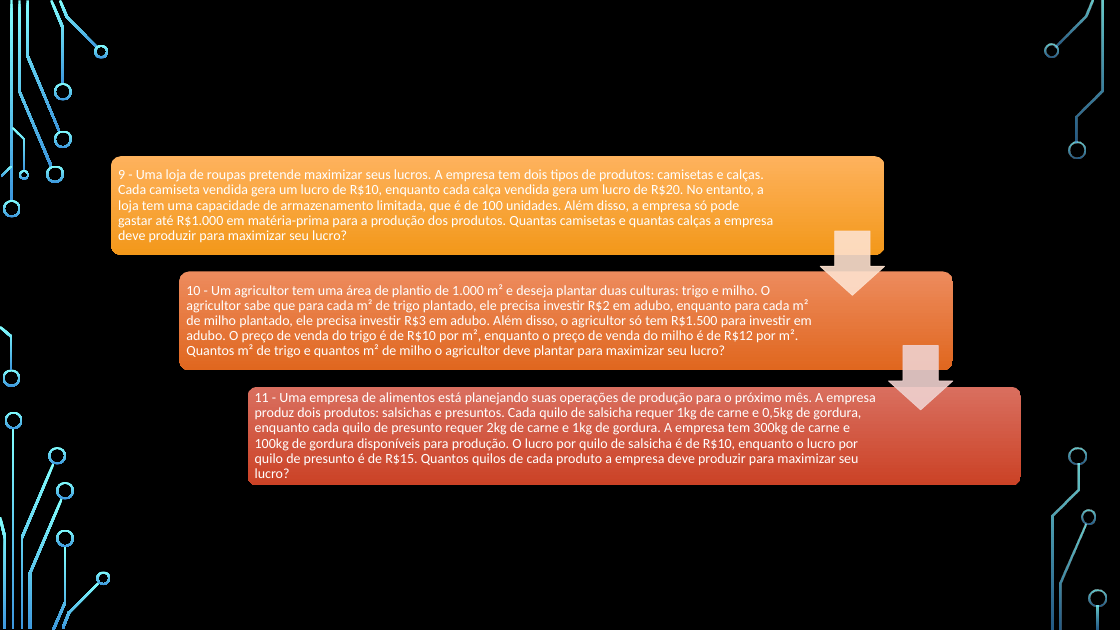
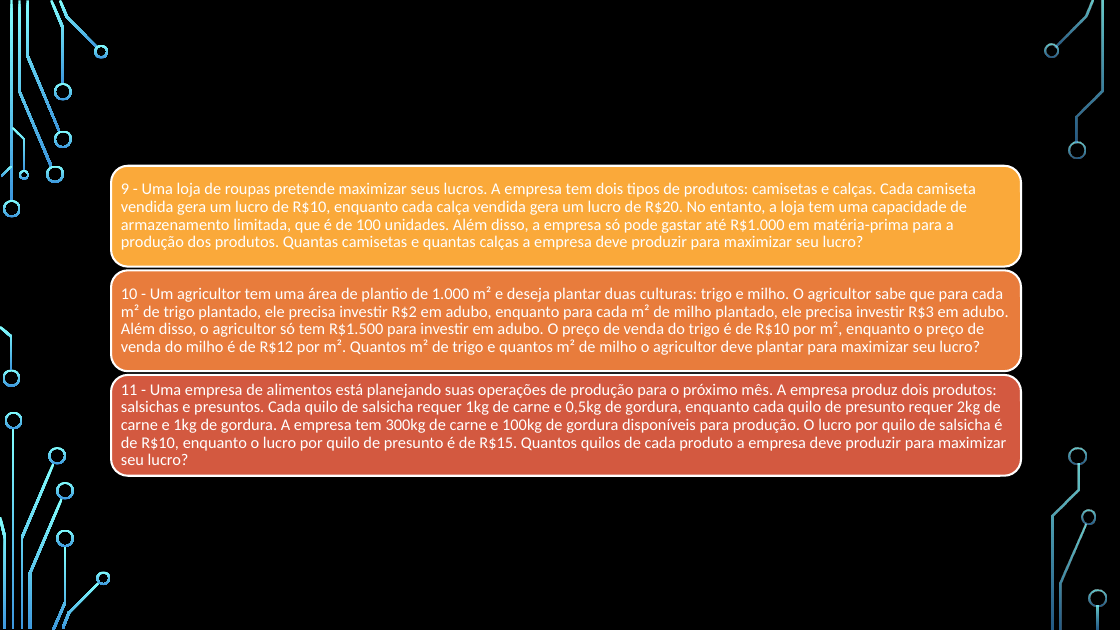
Before and after one commit to VitorKaviski/Curso_Kaviski_Excel_Basico_ao_Avancado, a slide deck: slide 40 of Curso Excel/Intermediário/Aula 1/Aula 1 - Excel/Curso Excel - Intermediário.pptx (slide 37 before the commit). Drawn at 1120x630 pixels with LibreOffice and Linux fonts; fonts in the diff are those of the drawing; background and template pictures are left out. Boxes give left, top, right and bottom in pixels: in the first picture for what was removed or moved away, otherwise in the second. Text is boxed around its words. In the diff, an @@ line names an element or a change of style, - is before the commit and + after.

```diff
--- a/Curso Excel/Intermediário/Aula 1/Aula 1 - Excel/Curso Excel - Intermediário.pptx
+++ b/Curso Excel/Intermediário/Aula 1/Aula 1 - Excel/Curso Excel - Intermediário.pptx
@@ rounded rectangle: place and size @@
-rounded rectangle at <box>111,156,885,255</box>
+rounded rectangle at <box>111,166,1021,266</box>
@@ rounded rectangle at <box>111,166,1021,266</box>: fill gradient #FEB35D to #F3981B to #FAA93A; outline none to #FFFFFF 1.75 pt; proportions changed @@
@@ size 12 to 14 pt in 3 elements at <box>121,286,1008,355</box>, <box>121,383,1006,465</box>, <box>121,182,976,250</box> @@
@@ text "9 - Uma loja de ...": place and size @@
-text "9 - Uma loja de ..." at <box>118,169,773,242</box>
+text "9 - Uma loja de ..." at <box>121,182,976,250</box>
@@ down arrow removed at <box>821,231,885,295</box> @@
@@ rounded rectangle: place and size @@
-rounded rectangle at <box>179,271,953,371</box>
+rounded rectangle at <box>111,271,1021,371</box>
@@ rounded rectangle at <box>111,271,1021,371</box>: fill gradient #EE8C5D to #E1681F to #E87C3C; outline none to #FFFFFF 1.75 pt; proportions changed @@
@@ text "10 - Um agricultor tem ...": place and size @@
-text "10 - Um agricultor tem ..." at <box>186,284,812,358</box>
+text "10 - Um agricultor tem ..." at <box>121,286,1008,355</box>
@@ down arrow removed at <box>889,346,953,410</box> @@
@@ rounded rectangle: place and size @@
-rounded rectangle at <box>248,386,1022,486</box>
+rounded rectangle at <box>111,375,1021,476</box>
@@ rounded rectangle at <box>111,375,1021,476</box>: fill gradient #DA705F to #CB4226 to #D35940; outline none to #FFFFFF 1.75 pt; proportions changed @@
@@ text "11 - Uma empresa de ...": place and size @@
-text "11 - Uma empresa de ..." at <box>255,392,875,478</box>
+text "11 - Uma empresa de ..." at <box>121,383,1006,465</box>
```
Also in this commit, not shown: 18 other slides changed, 3 slides added, 2 other files.
